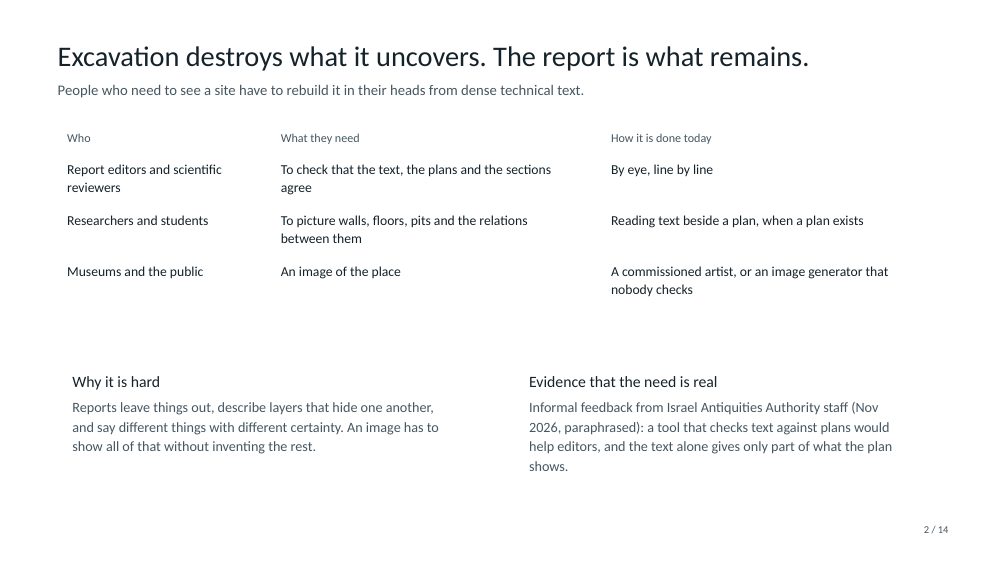
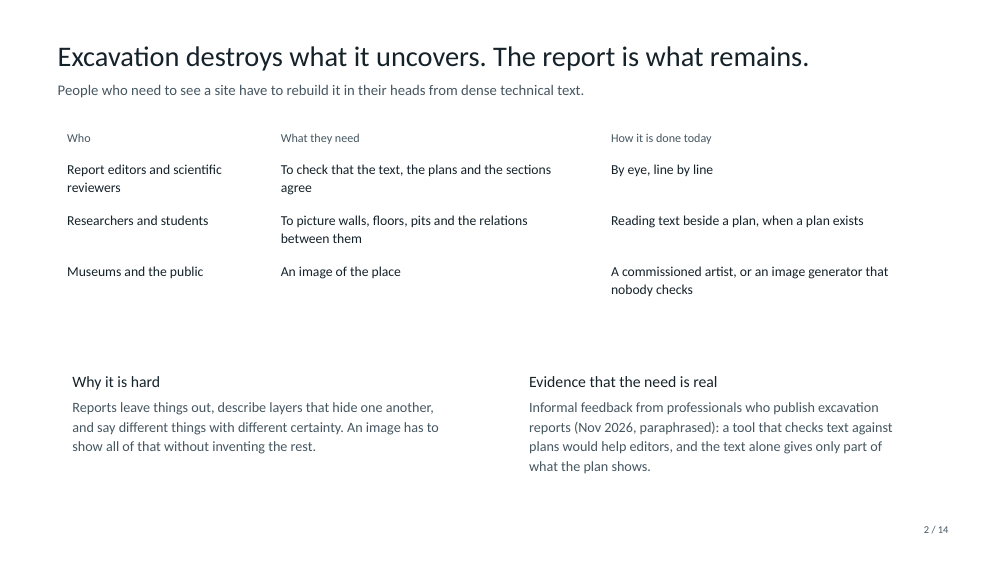
Before and after one commit to ssen2803/arch-to-image, a slide deck: slide 2 of slides/proposal.pptx. Drawn at 1008x567 pixels with LibreOffice and Linux fonts; fonts in the diff are those of the drawing; background and template pictures are left out. Boxes give left, top, right and bottom in pixels: in the first picture for what was removed or moved away, otherwise in the second. Text is boxed around its words. In the diff, an @@ line names an element or a change of style, - is before the commit and + after.

```diff
--- a/slides/proposal.pptx
+++ b/slides/proposal.pptx
@@ text at [529,402,893,473]: text changed @@
-Informal feedback from Israel Antiquities Authority staff (Nov
-2026, paraphrased): a tool that checks text against plans would
-help editors, and the text alone gives only part of what the plan
-shows.
+Informal feedback from professionals who publish excavation
+reports (Nov 2026, paraphrased): a tool that checks text against
+plans would help editors, and the text alone gives only part of
+what the plan shows.
```
Also in this commit, not shown: 2 other slides changed, 3 other files.
